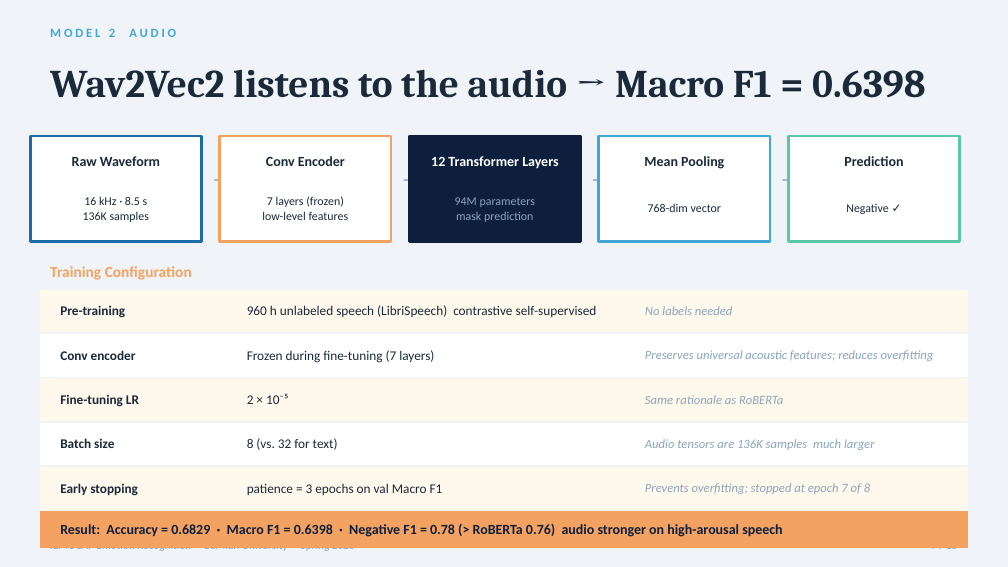
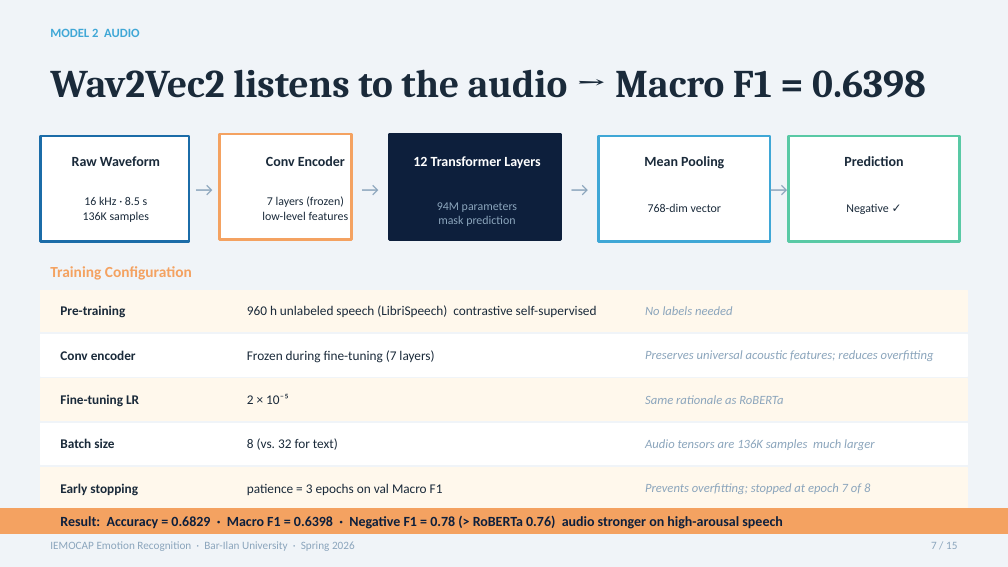
Before and after one commit to almahova/iemocap-proj, a slide deck: slide 7 of docs/Presentation.pptx. Drawn at 1008x567 pixels with LibreOffice and Linux fonts; fonts in the diff are those of the drawing. Boxes give left, top, right and bottom in pixels: in the first picture for what was removed or moved away, otherwise in the second. Text is boxed around its words. In the diff, an @@ line names an element or a change of style, - is before the commit and + after.

Commit message:
update presentation

```diff
--- a/docs/Presentation.pptx
+++ b/docs/Presentation.pptx
@@ text "MODEL 2 AUDIO" at [50, 28, 140, 37]: letter spacing 2 to 0 pt @@
@@ rectangle: place and size @@
-rectangle at [30, 136, 202, 242]
+rectangle at [40, 136, 190, 242]
@@ rectangle: place and size @@
-rectangle at [220, 136, 391, 242]
+rectangle at [220, 134, 352, 240]
@@ rectangle: place and size @@
-rectangle at [409, 136, 581, 242]
+rectangle at [389, 134, 560, 240]
@@ text "12 Transformer Layers": place and size @@
-text "12 Transformer Layers" at [431, 156, 558, 169]
+text "12 Transformer Layers" at [413, 156, 540, 169]
@@ text "→": place and size @@
-text "→" at [204, 163, 224, 194]
+text "→" at [195, 174, 215, 205]
@@ text "→": place and size @@
-text "→" at [393, 163, 413, 194]
+text "→" at [360, 174, 380, 205]
@@ text "→": place and size @@
-text "→" at [583, 163, 603, 194]
+text "→" at [570, 174, 590, 205]
@@ text "→": place and size @@
-text "→" at [772, 163, 792, 194]
+text "→" at [769, 174, 789, 205]
@@ text "94M parameters": place and size @@
-text "94M parameters" at [455, 197, 535, 222]
+text "94M parameters" at [437, 202, 517, 226]
@@ rectangle: place and size @@
-rectangle at [40, 512, 968, 547]
+rectangle at [0, 509, 1008, 533]
@@ text "IEMOCAP Emotion Recognition · Bar-Ilan ..." rewrapped from [50, 548, 355, 553] to [50, 541, 355, 551] @@
@@ text "Result: Accuracy = 0.6829 · ...": place and size @@
-text "Result: Accuracy = 0.6829 · ..." at [60, 524, 782, 537]
+text "Result: Accuracy = 0.6829 · ..." at [60, 516, 782, 529]
@@ text "7 / 15": place and size @@
-text "7 / 15" at [931, 548, 957, 553]
+text "7 / 15" at [931, 542, 957, 549]
```
Also in this commit, not shown: 15 other slides changed.
